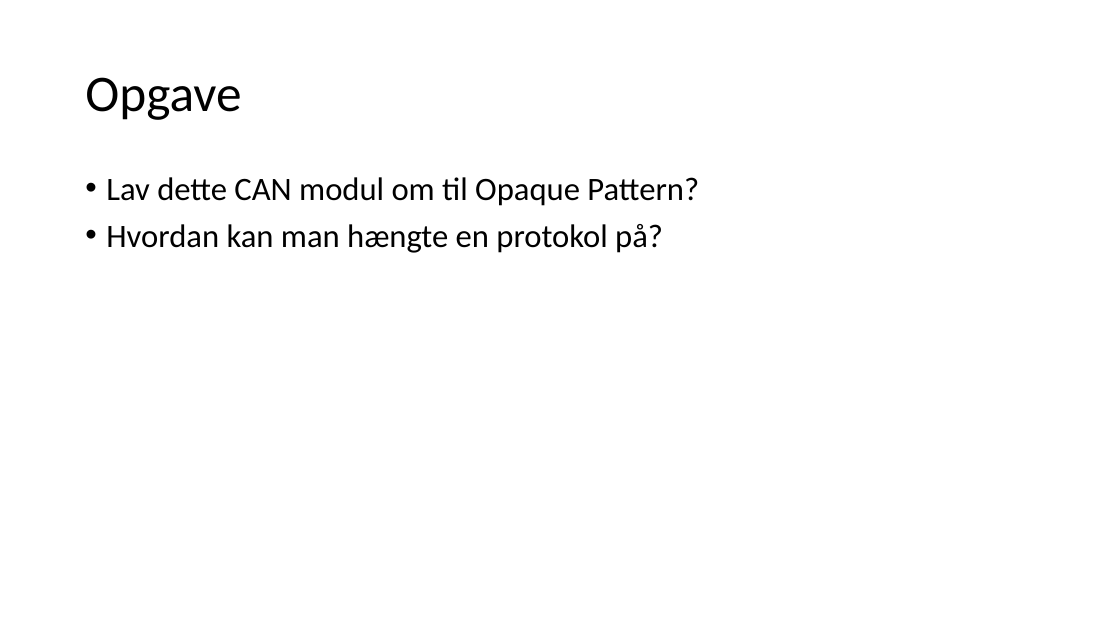
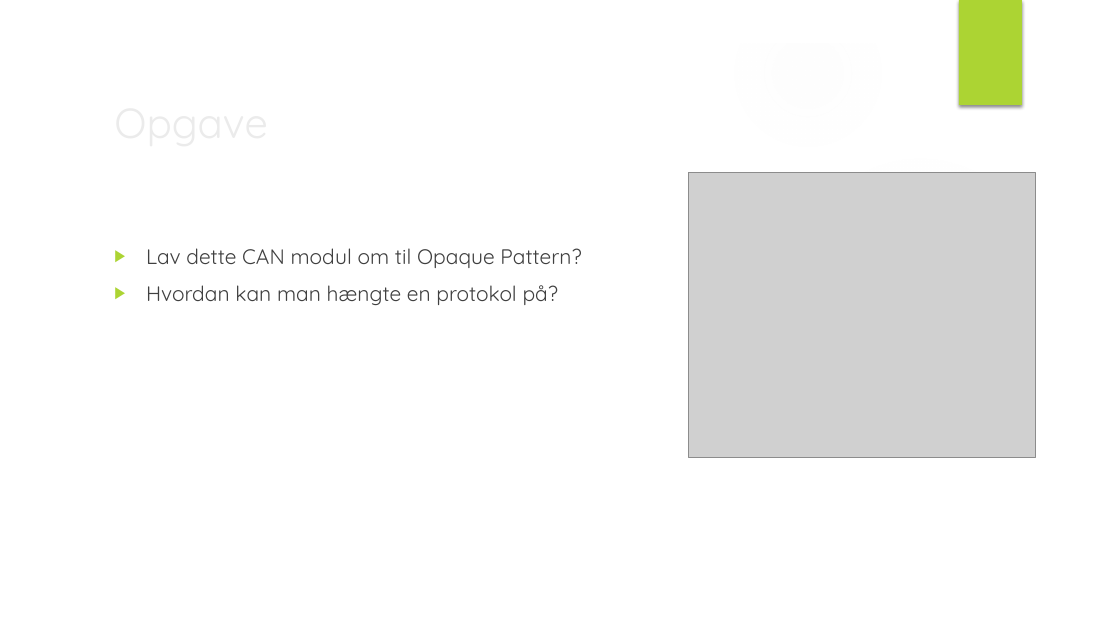
Before and after one commit to HybridChild/IDA_DesignPatterns, a slide deck: slide 8 of Embedded C Programming Design Patterns.pptx (slide 7 before the commit). Drawn at 1120x630 pixels with LibreOffice and Linux fonts; fonts in the diff are those of the drawing; grey boxes stand for pictures; background and template pictures are left out. Boxes give left, top, right and bottom in pixels: in the first picture for what was removed or moved away, otherwise in the second. Text is boxed around its words. In the diff, an @@ line names an element or a change of style, - is before the commit and + after.

```diff
--- a/Embedded C Programming Design Patterns.pptx
+++ b/Embedded C Programming Design Patterns.pptx
@@ group added at bbox=[0, 0, 1120, 630]: 3 ellipses, 3 freeform shapes @@
@@ rectangle added at bbox=[959, 0, 1022, 105], fill #ACD433 @@
@@ title "Opgave": place and size @@
-title "Opgave" at bbox=[85, 77, 241, 120]
+title "Opgave" at bbox=[106, 89, 911, 154]
@@ title "Opgave" at bbox=[106, 89, 911, 154]: size 44 to 36 pt, font Calibri to Quicksand, text colour #000000 to #EBEBEB; line spacing 0.9 to 1 @@
@@ picture added at bbox=[688, 173, 1036, 458] @@
@@ text "Lav dette CAN modul om ...": place and size @@
-text "Lav dette CAN modul om ..." at bbox=[106, 177, 699, 253]
+text "Lav dette CAN modul om ..." at bbox=[146, 248, 581, 305]
@@ text "Lav dette CAN modul om ..." at bbox=[146, 248, 581, 305]: size 28 to 18 pt, font Calibri to Quicksand, text colour #000000 to #404040; bullet • to ▶; line spacing 0.9 to 1 @@
```
Also in this commit, not shown: 20 other slides changed, 3 slides added, 1 slide removed, 1 other file.
